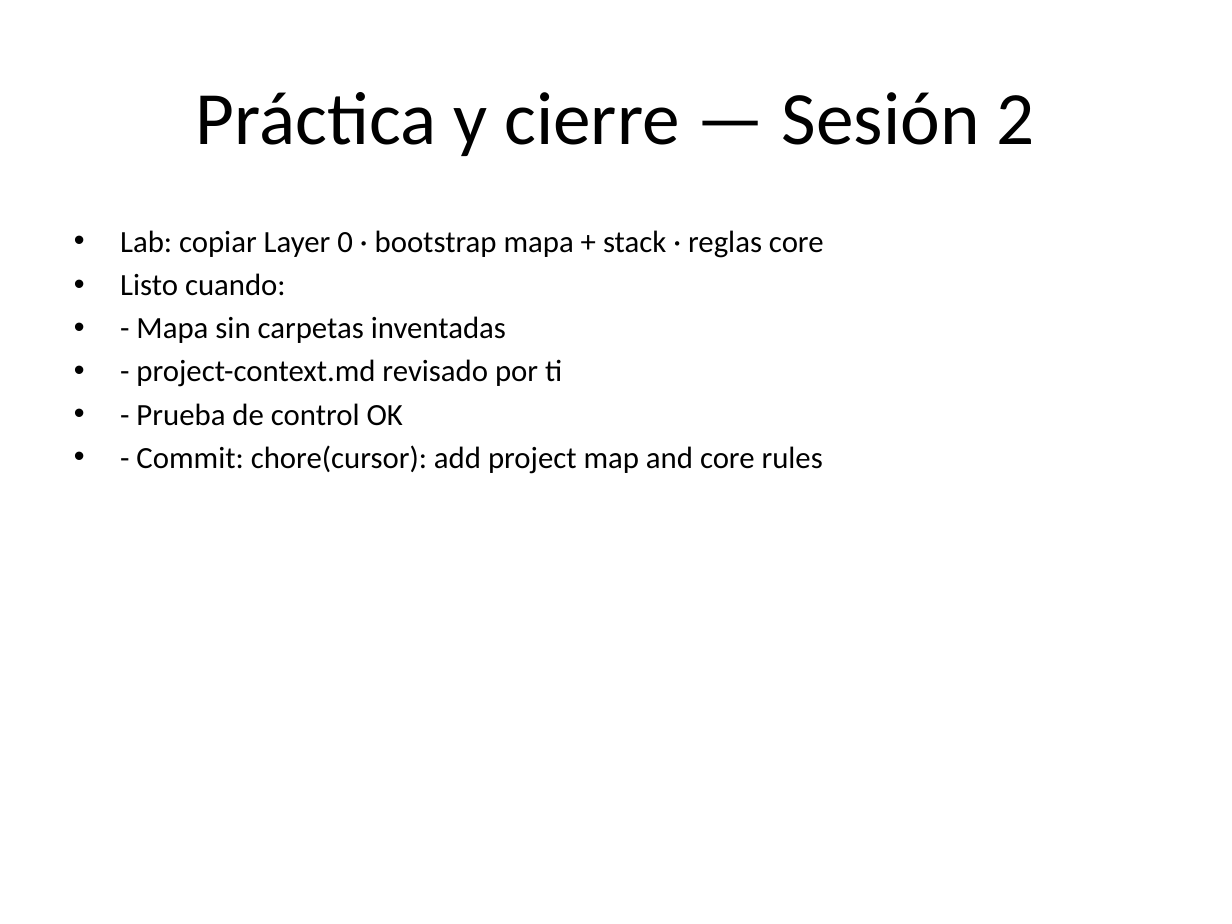
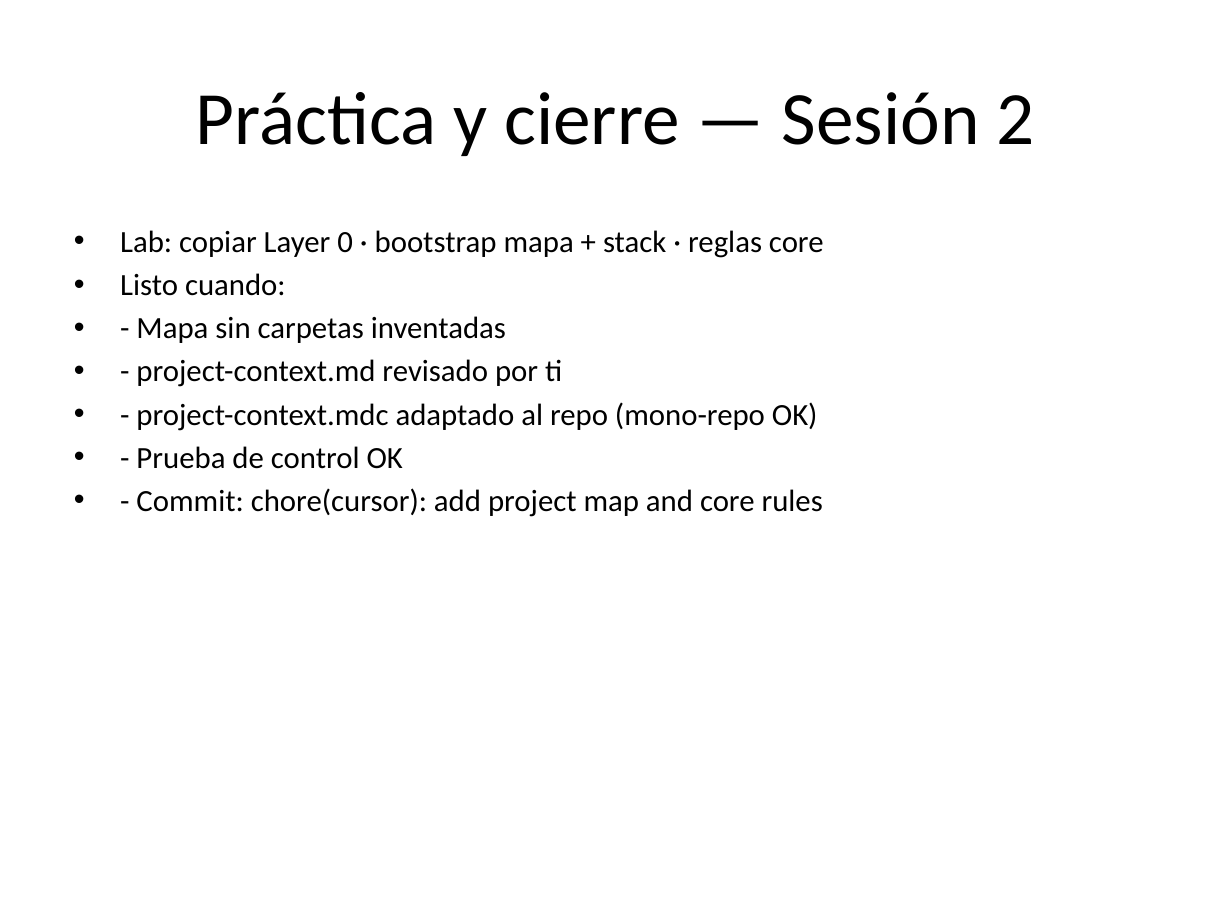
Before and after one commit to elmauro/project-foundation-template, a slide deck: slide 25 of docs/training/ai-with-cursor/slides/curso-completo.pptx (slide 23 before the commit). Drawn at 1232x924 pixels with LibreOffice and Linux fonts; fonts in the diff are those of the drawing. Boxes give left, top, right and bottom in pixels: in the first picture for what was removed or moved away, otherwise in the second. Text is boxed around its words. In the diff, an @@ line names an element or a change of style, - is before the commit and + after.

```diff
--- a/docs/training/ai-with-cursor/slides/curso-completo.pptx
+++ b/docs/training/ai-with-cursor/slides/curso-completo.pptx
@@ text at <box>136,402,818,431</box>: paragraph added @@
+• - project-context.mdc adaptado al repo (mono-repo OK)
```
Also in this commit, not shown: 2 other slides changed, 2 slides added, 12 other files.
